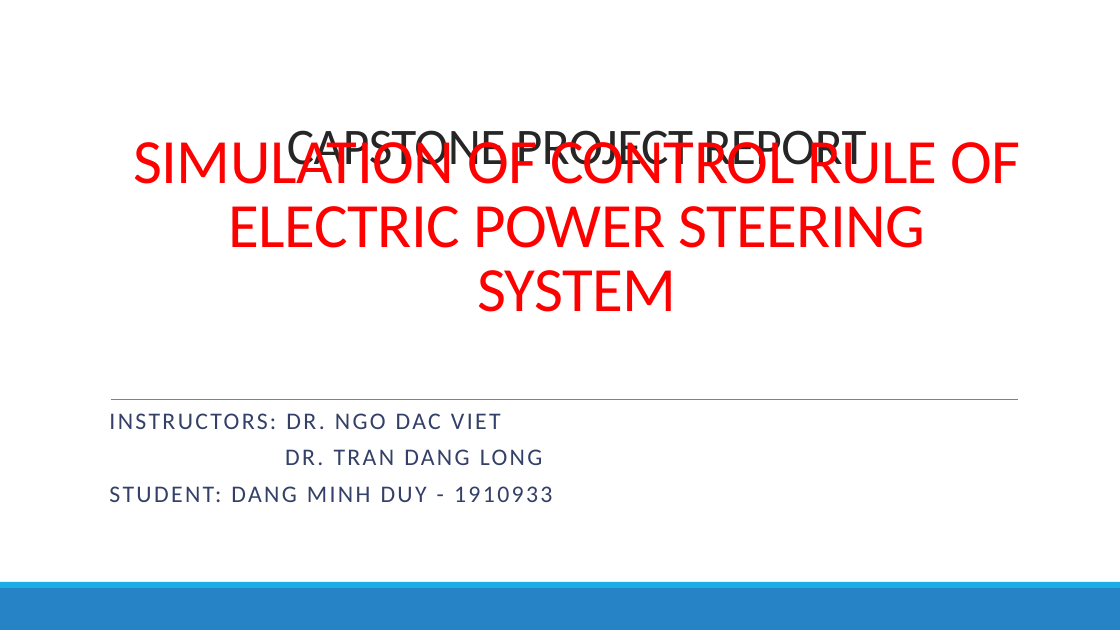
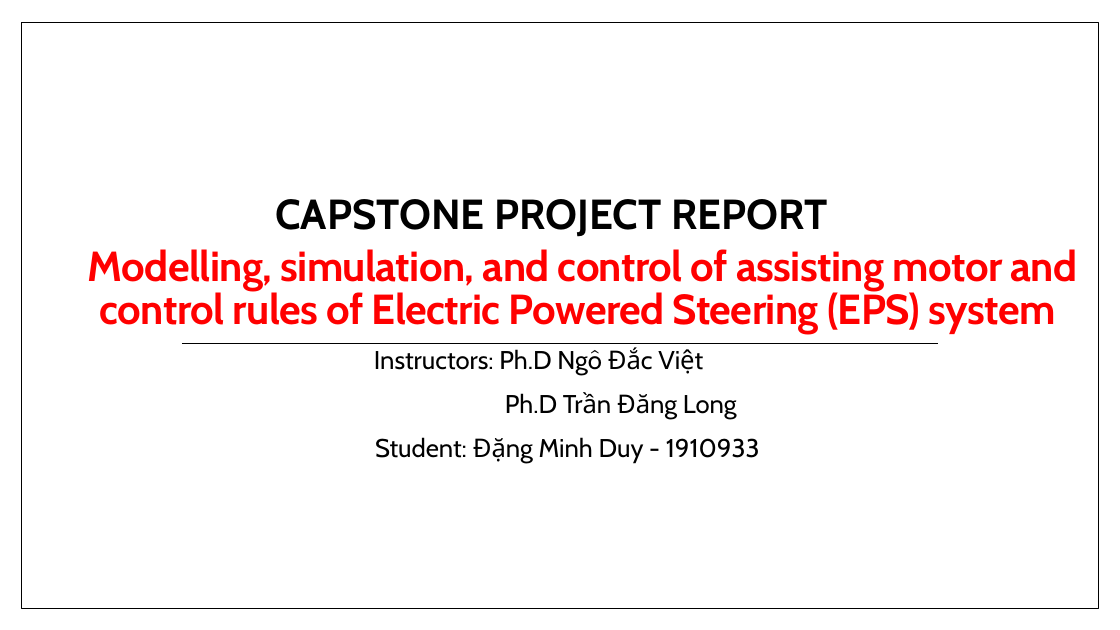
Before and after one commit to Bminhhh/CapsoneProject, a slide deck: slide 1 of duy/CAPSTONE PROJECT/CAPSTONE PROJECT REPORT.pptx. Drawn at 1120x630 pixels with LibreOffice and Linux fonts; fonts in the diff are those of the drawing. Boxes give left, top, right and bottom in pixels: in the first picture for what was removed or moved away, otherwise in the second. Text is boxed around its words. In the diff, an @@ line names an element or a change of style, - is before the commit and + after.

Commit message:
minh update

```diff
--- a/duy/CAPSTONE PROJECT/CAPSTONE PROJECT REPORT.pptx
+++ b/duy/CAPSTONE PROJECT/CAPSTONE PROJECT REPORT.pptx
@@ rectangle added at box(21, 23, 1098, 608), fill #FFFFFF, outline #000000 1 pt @@
@@ title "CAPSTONE PROJECT REPORT": place and size @@
-title "CAPSTONE PROJECT REPORT" at box(287, 130, 867, 177)
+title "CAPSTONE PROJECT REPORT" at box(275, 199, 827, 237)
@@ title "CAPSTONE PROJECT REPORT" at box(275, 199, 827, 237): size 44 to 36 pt, font Calibri to Cabin, text colour #262626 to #000000, letter spacing -0.5 to 0 pt, bold on @@
@@ text at box(88, 249, 1078, 334): text changed; size 54 to 36 pt; font Calibri to Cabin; bold on @@
-SIMULATION OF CONTROL RULE OF ELECTRIC POWER STEERING SYSTEM
+Modelling, simulation, and control of assisting motor and control rules of Electric Powered Steering (EPS) system
@@ line moved from (111, 399) - (1018, 399) to (181, 343) - (938, 343) @@
@@ line (181, 343) - (938, 343): stroke #808080 0.5 pt to #000000 0.79 pt @@
@@ subtitle at box(374, 349, 760, 463): text changed; size 20.4 to 22 pt; font Calibri to Cabin; text colour #344068 to #000000 @@
-INSTRUCTORS: DR. NGO DAC VIET
-DR. TRAN DANG LONG
-STUDENT: DANG MINH DUY - 1910933
+Instructors: Ph.D Ngô Đắc Việt
+Ph.D Trần Đăng Long
+Student: Đặng Minh Duy - 1910933
@@ rectangle removed at box(0, 588, 1120, 630) @@
@@ rectangle removed at box(0, 582, 1120, 588) @@
```
Also in this commit, not shown: 17 other slides changed, 2 slides added, 2 slides removed, 7 other files.
